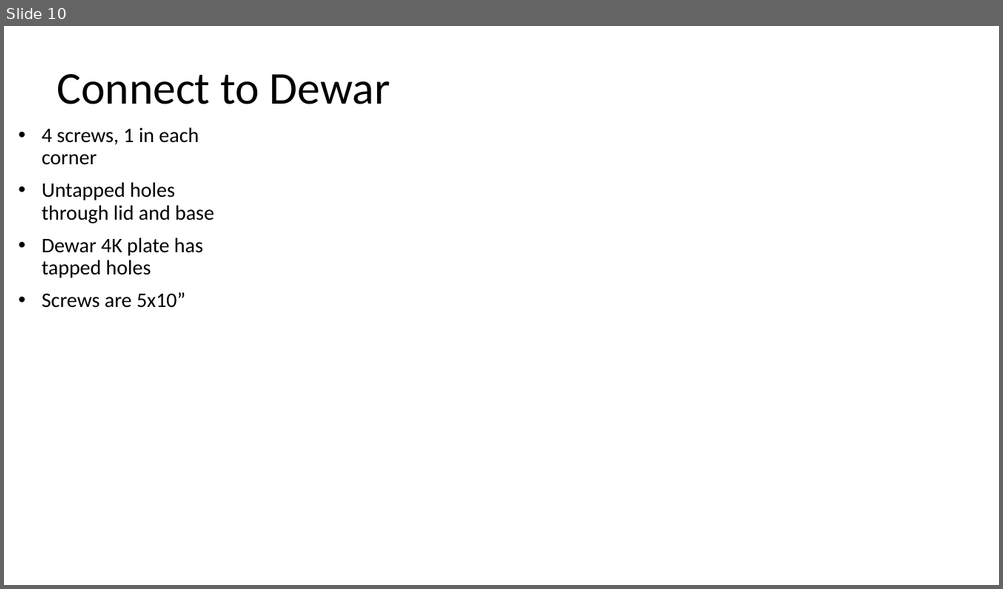
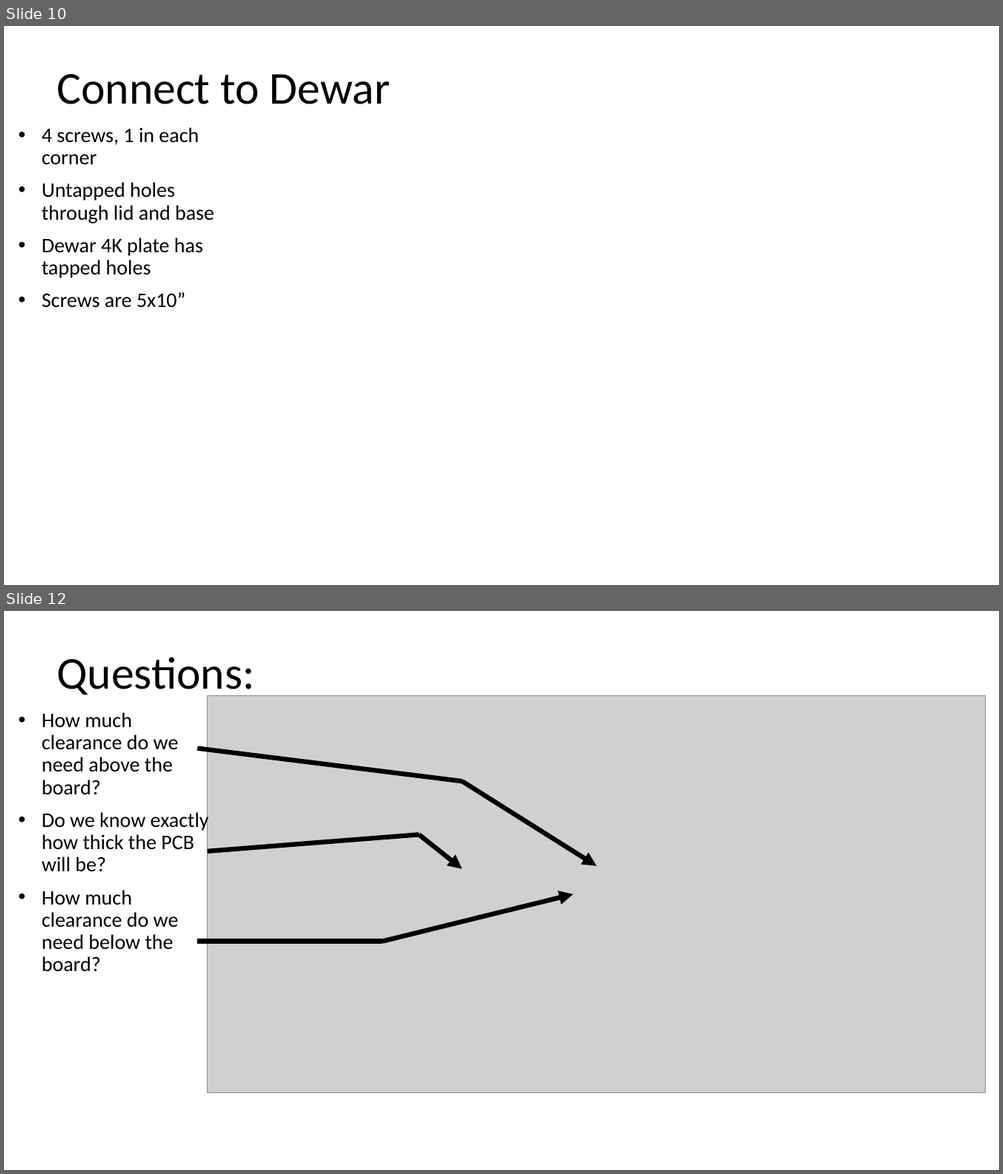
Before and after one commit to tbaralis/170828_Motherbox, a slide deck: 170828_Assembly.pptx. Shown one above the other, each under a label of ours: slide 10 before the commit, slides 10 and 12 after it; the slides between them are not shown. The pictures are 1003x589 and 1003x1174 pixels, drawn with LibreOffice and Linux fonts; fonts in the diff are those of the drawing; grey boxes stand for pictures; background and template pictures are left out. Boxes give left, top, right and bottom in pixels: in the first picture for what was removed or moved away, otherwise in the second. Text is boxed around its words. In the diff, an @@ line names an element or a change of style, - is before the commit and + after.

```diff
--- a/170828_Assembly.pptx
+++ b/170828_Assembly.pptx
@@ slide 12 added at <box>4,611,999,1170</box>, background #FFFFFF @@
@@ text added at <box>57,657,254,699</box>, 44 pt, text #000000 @@
+Questions:
@@ picture added at <box>208,696,986,1093</box> @@
@@ text added at <box>42,712,209,972</box>, 20 pt, text #000000 @@
+• How much clearance do we need above the board?
+• Do we know exactly how thick the PCB will be?
+• How much clearance do we need below the board?
@@ line added from (462, 781) to (197, 749), #000000 4.5 pt @@
@@ arrow added from (462, 781) to (597, 866), #000000 4.5 pt @@
@@ line added from (419, 834) to (208, 851), #000000 4.5 pt @@
@@ arrow added from (419, 834) to (462, 869), #000000 4.5 pt @@
@@ arrow added from (382, 942) to (573, 894), #000000 4.5 pt @@
@@ line added from (382, 942) to (197, 942), #000000 4.5 pt @@
```
Also in this commit, not shown: 1 slide changed, 1 other slide added, 2 other files.
